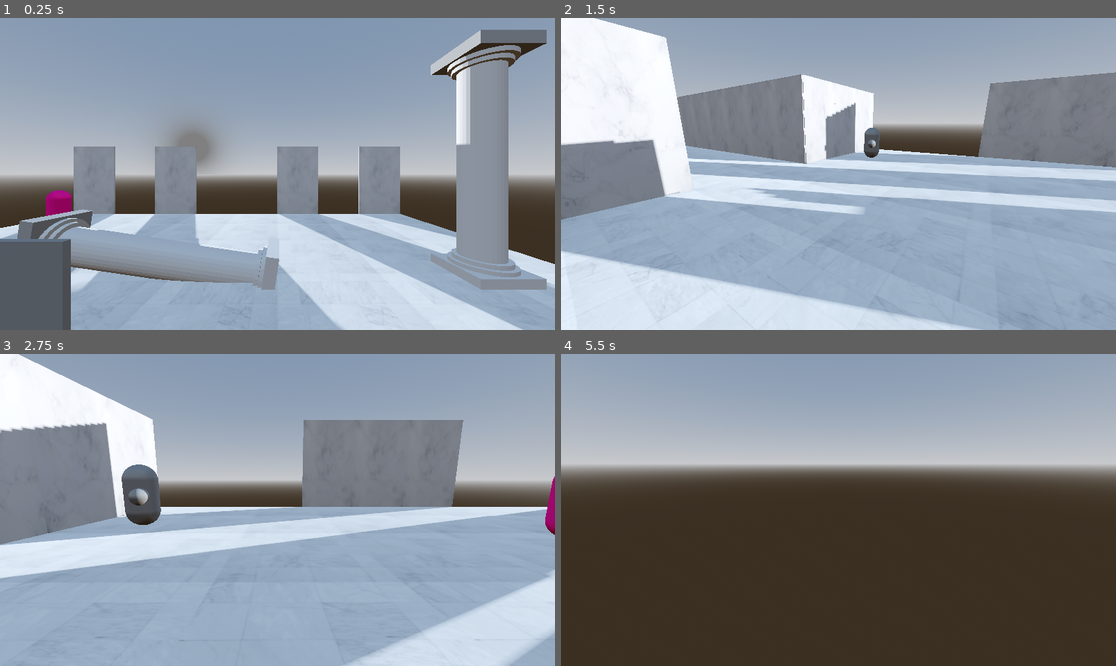
Above: before the commit, frames 1-4 (two rows, left to right).
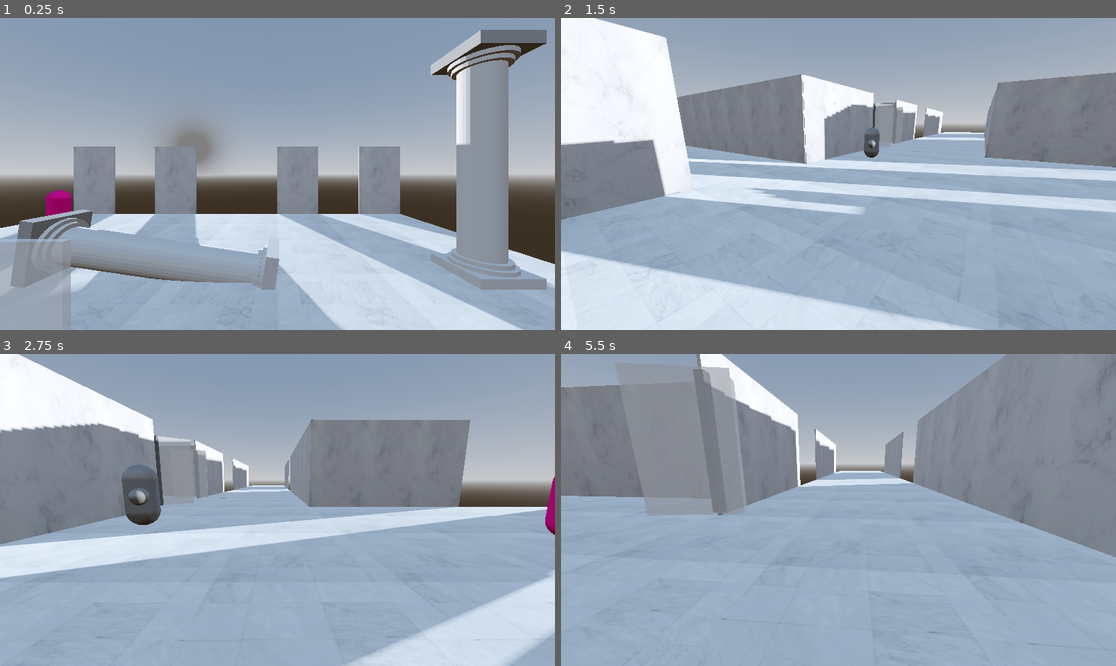
Above: after the commit, the same moments.

Repository: ScanlineStudios/CrystalPacificLakeHeights
Game: Godot game, scene res://scenes/levels/TestLevel.tscn
The game is run twice, just before and just after one commit, with the same random seed, the same clock (stepped at 60 frames per second) and the same inputs.
Inputs (mouse positions are in pixels of both pictures, inside the frame that each line leads up to):
- Up to frame 1 (0.25 s): no input
- Up to frame 2 (1.5 s): tap Enter (ui_accept) at 0.5, 0.77 s; move the mouse to (960, 158) at 0.52 s; hold D (right) 0.53-1.28 s; click (960, 158) at 0.6 s; move the mouse to (810, 174) at 1.27 s; hold W (forward) from 1.28 s (still down); click (810, 174) at 1.35 s
- Up to frame 3 (2.75 s): keep holding W (forward); tap Enter (ui_accept) at 1.52 s; move the mouse to (288, 503) at 2.02 s; click (288, 503) at 2.1 s
- Up to frame 4 (5.5 s): keep holding W (forward); move the mouse to (832, 516) at 2.77 s; click (832, 516) at 2.85 s; tap Enter (ui_accept) at 3.02, 3.77, 4.52 s; move the mouse to (877, 513) at 3.52 s; click (877, 513) at 3.6 s; move the mouse to (794, 506) at 4.27 s; click (794, 506) at 4.35 s; move the mouse to (844, 510) at 5.02 s; click (844, 510) at 5.1 s

The runs differ from the first frame. In frame 1, 3.7% of the frame differs, in the area x 0-13%, y 70-100%; in frame 2, 2.8%; in frame 3, 5.9%; in frame 4, 86%, in the area x 0-100%, y 0-100%.

Commit message:
Door scaling progress

Diff:
--- a/scenes/levels/TestLevel.tscn
+++ b/scenes/levels/TestLevel.tscn
@@ -258,13 +258,13 @@
 transform = Transform3D(1, 0, 0, 0, 1, 0, 0, 0, 1, -7.5, 0, 9)
 
 [node name="WallTall4" parent="NavigationRegion3D/Room0" instance=ExtResource("2_jqu3y")]
-transform = Transform3D(-4.37114e-08, 0, 1, 0, 1, 0, -1, 0, -4.37114e-08, -15.1, 0, -1)
+transform = Transform3D(-4.37114e-08, 0, 1, 0, 1, 0, -1, 0, -4.37114e-08, -15.1, 0, -1.4)
 
 [node name="WallTall8" parent="NavigationRegion3D/Room0" instance=ExtResource("2_jqu3y")]
-transform = Transform3D(-4.37114e-08, 0, 1, 0, 1, 0, -1, 0, -4.37114e-08, -15.1, 0, -4)
+transform = Transform3D(-4.37114e-08, 0, 1, 0, 1, 0, -1, 0, -4.37114e-08, -15.1, 0, -4.4)
 
 [node name="WallTall9" parent="NavigationRegion3D/Room0" instance=ExtResource("2_jqu3y")]
-transform = Transform3D(-4.37114e-08, 0, 1, 0, 1, 0, -1, 0, -4.37114e-08, -15.1, 0, -7)
+transform = Transform3D(-4.37114e-08, 0, 1, 0, 1, 0, -1, 0, -4.37114e-08, -15.1, 0, -7.4)
 
 [node name="WallTall5" parent="NavigationRegion3D/Room0" instance=ExtResource("2_jqu3y")]
 transform = Transform3D(1, 0, 0, 0, 1, 0, 0, 0, 1, 1.5, 0, 9)
@@ -396,3 +396,361 @@
 
 [node name="Enemy1" parent="." instance=ExtResource("8_rln7y")]
 transform = Transform3D(1, 0, 0, 0, 1, 0, 0, 0, 1, -12.6668, 0.0500011, -11.8899)
+
+[node name="Hall2" type="Node3D" parent="."]
+
+[node name="Floor65" parent="Hall2" instance=ExtResource("1_c7ma5")]
+transform = Transform3D(1, 0, 0, 0, 1, 0, 0, 0, 1, -16.6, 0, 1.4)
+
+[node name="Floor66" parent="Hall2" instance=ExtResource("1_c7ma5")]
+transform = Transform3D(1, 0, 0, 0, 1, 0, 0, 0, 1, -16.6, 0, 7.4)
+
+[node name="Floor67" parent="Hall2" instance=ExtResource("1_c7ma5")]
+transform = Transform3D(1, 0, 0, 0, 1, 0, 0, 0, 1, -16.6, 0, 4.4)
+
+[node name="Floor68" parent="Hall2" instance=ExtResource("1_c7ma5")]
+transform = Transform3D(1, 0, 0, 0, 1, 0, 0, 0, 1, -19.6, 0, 1.4)
+
+[node name="Floor69" parent="Hall2" instance=ExtResource("1_c7ma5")]
+transform = Transform3D(1, 0, 0, 0, 1, 0, 0, 0, 1, -19.6, 0, 7.4)
+
+[node name="Floor70" parent="Hall2" instance=ExtResource("1_c7ma5")]
+transform = Transform3D(1, 0, 0, 0, 1, 0, 0, 0, 1, -19.6, 0, 4.4)
+
+[node name="Floor71" parent="Hall2" instance=ExtResource("1_c7ma5")]
+transform = Transform3D(1, 0, 0, 0, 1, 0, 0, 0, 1, -22.6, 0, 1.4)
+
+[node name="Floor72" parent="Hall2" instance=ExtResource("1_c7ma5")]
+transform = Transform3D(1, 0, 0, 0, 1, 0, 0, 0, 1, -22.6, 0, 7.4)
+
+[node name="Floor73" parent="Hall2" instance=ExtResource("1_c7ma5")]
+transform = Transform3D(1, 0, 0, 0, 1, 0, 0, 0, 1, -22.6, 0, 4.4)
+
+[node name="Floor74" parent="Hall2" instance=ExtResource("1_c7ma5")]
+transform = Transform3D(1, 0, 0, 0, 1, 0, 0, 0, 1, -25.6, 0, 1.4)
+
+[node name="Floor75" parent="Hall2" instance=ExtResource("1_c7ma5")]
+transform = Transform3D(1, 0, 0, 0, 1, 0, 0, 0, 1, -25.6, 0, 7.4)
+
+[node name="Floor76" parent="Hall2" instance=ExtResource("1_c7ma5")]
+transform = Transform3D(1, 0, 0, 0, 1, 0, 0, 0, 1, -25.6, 0, 4.4)
+
+[node name="Floor77" parent="Hall2" instance=ExtResource("1_c7ma5")]
+transform = Transform3D(1, 0, 0, 0, 1, 0, 0, 0, 1, -28.6, 0, 1.4)
+
+[node name="Floor78" parent="Hall2" instance=ExtResource("1_c7ma5")]
+transform = Transform3D(1, 0, 0, 0, 1, 0, 0, 0, 1, -28.6, 0, 7.4)
+
+[node name="Floor79" parent="Hall2" instance=ExtResource("1_c7ma5")]
+transform = Transform3D(1, 0, 0, 0, 1, 0, 0, 0, 1, -28.6, 0, 4.4)
+
+[node name="Floor80" parent="Hall2" instance=ExtResource("1_c7ma5")]
+transform = Transform3D(1, 0, 0, 0, 1, 0, 0, 0, 1, -31.6, 0, 1.4)
+
+[node name="Floor81" parent="Hall2" instance=ExtResource("1_c7ma5")]
+transform = Transform3D(1, 0, 0, 0, 1, 0, 0, 0, 1, -31.6, 0, 7.4)
+
+[node name="Floor82" parent="Hall2" instance=ExtResource("1_c7ma5")]
+transform = Transform3D(1, 0, 0, 0, 1, 0, 0, 0, 1, -31.6, 0, 4.4)
+
+[node name="Floor83" parent="Hall2" instance=ExtResource("1_c7ma5")]
+transform = Transform3D(1, 0, 0, 0, 1, 0, 0, 0, 1, -34.6, 0, 1.4)
+
+[node name="Floor84" parent="Hall2" instance=ExtResource("1_c7ma5")]
+transform = Transform3D(1, 0, 0, 0, 1, 0, 0, 0, 1, -34.6, 0, 7.4)
+
+[node name="Floor85" parent="Hall2" instance=ExtResource("1_c7ma5")]
+transform = Transform3D(1, 0, 0, 0, 1, 0, 0, 0, 1, -34.6, 0, 4.4)
+
+[node name="Floor86" parent="Hall2" instance=ExtResource("1_c7ma5")]
+transform = Transform3D(1, 0, 0, 0, 1, 0, 0, 0, 1, -37.6, 0, 1.4)
+
+[node name="Floor87" parent="Hall2" instance=ExtResource("1_c7ma5")]
+transform = Transform3D(1, 0, 0, 0, 1, 0, 0, 0, 1, -37.6, 0, 7.4)
+
+[node name="Floor88" parent="Hall2" instance=ExtResource("1_c7ma5")]
+transform = Transform3D(1, 0, 0, 0, 1, 0, 0, 0, 1, -37.6, 0, 4.4)
+
+[node name="Floor89" parent="Hall2" instance=ExtResource("1_c7ma5")]
+transform = Transform3D(1, 0, 0, 0, 1, 0, 0, 0, 1, -40.6, 0, 1.4)
+
+[node name="Floor90" parent="Hall2" instance=ExtResource("1_c7ma5")]
+transform = Transform3D(1, 0, 0, 0, 1, 0, 0, 0, 1, -40.6, 0, 7.4)
+
+[node name="Floor91" parent="Hall2" instance=ExtResource("1_c7ma5")]
+transform = Transform3D(1, 0, 0, 0, 1, 0, 0, 0, 1, -40.6, 0, 4.4)
+
+[node name="Floor92" parent="Hall2" instance=ExtResource("1_c7ma5")]
+transform = Transform3D(1, 0, 0, 0, 1, 0, 0, 0, 1, -43.6, 0, 1.4)
+
+[node name="Floor93" parent="Hall2" instance=ExtResource("1_c7ma5")]
+transform = Transform3D(1, 0, 0, 0, 1, 0, 0, 0, 1, -43.6, 0, 7.4)
+
+[node name="Floor94" parent="Hall2" instance=ExtResource("1_c7ma5")]
+transform = Transform3D(1, 0, 0, 0, 1, 0, 0, 0, 1, -43.6, 0, 4.4)
+
+[node name="Floor95" parent="Hall2" instance=ExtResource("1_c7ma5")]
+transform = Transform3D(1, 0, 0, 0, 1, 0, 0, 0, 1, -46.6, 0, 1.4)
+
+[node name="Floor96" parent="Hall2" instance=ExtResource("1_c7ma5")]
+transform = Transform3D(1, 0, 0, 0, 1, 0, 0, 0, 1, -46.6, 0, 7.4)
+
+[node name="Floor97" parent="Hall2" instance=ExtResource("1_c7ma5")]
+transform = Transform3D(1, 0, 0, 0, 1, 0, 0, 0, 1, -46.6, 0, 4.4)
+
+[node name="Floor98" parent="Hall2" instance=ExtResource("1_c7ma5")]
+transform = Transform3D(1, 0, 0, 0, 1, 0, 0, 0, 1, -49.6, 0, 1.4)
+
+[node name="Floor99" parent="Hall2" instance=ExtResource("1_c7ma5")]
+transform = Transform3D(1, 0, 0, 0, 1, 0, 0, 0, 1, -49.6, 0, 7.4)
+
+[node name="Floor100" parent="Hall2" instance=ExtResource("1_c7ma5")]
+transform = Transform3D(1, 0, 0, 0, 1, 0, 0, 0, 1, -49.6, 0, 4.4)
+
+[node name="Floor101" parent="Hall2" instance=ExtResource("1_c7ma5")]
+transform = Transform3D(1, 0, 0, 0, 1, 0, 0, 0, 1, -52.6, 0, 1.4)
+
+[node name="Floor102" parent="Hall2" instance=ExtResource("1_c7ma5")]
+transform = Transform3D(1, 0, 0, 0, 1, 0, 0, 0, 1, -52.6, 0, 7.4)
+
+[node name="Floor103" parent="Hall2" instance=ExtResource("1_c7ma5")]
+transform = Transform3D(1, 0, 0, 0, 1, 0, 0, 0, 1, -52.6, 0, 4.4)
+
+[node name="Floor104" parent="Hall2" instance=ExtResource("1_c7ma5")]
+transform = Transform3D(1, 0, 0, 0, 1, 0, 0, 0, 1, -55.6, 0, 1.4)
+
+[node name="Floor105" parent="Hall2" instance=ExtResource("1_c7ma5")]
+transform = Transform3D(1, 0, 0, 0, 1, 0, 0, 0, 1, -55.6, 0, 7.4)
+
+[node name="Floor106" parent="Hall2" instance=ExtResource("1_c7ma5")]
+transform = Transform3D(1, 0, 0, 0, 1, 0, 0, 0, 1, -55.6, 0, 4.4)
+
+[node name="Floor107" parent="Hall2" instance=ExtResource("1_c7ma5")]
+transform = Transform3D(1, 0, 0, 0, 1, 0, 0, 0, 1, -58.6, 0, 1.4)
+
+[node name="Floor108" parent="Hall2" instance=ExtResource("1_c7ma5")]
+transform = Transform3D(1, 0, 0, 0, 1, 0, 0, 0, 1, -58.6, 0, 7.4)
+
+[node name="Floor109" parent="Hall2" instance=ExtResource("1_c7ma5")]
+transform = Transform3D(1, 0, 0, 0, 1, 0, 0, 0, 1, -58.6, 0, 4.4)
+
+[node name="Floor110" parent="Hall2" instance=ExtResource("1_c7ma5")]
+transform = Transform3D(1, 0, 0, 0, 1, 0, 0, 0, 1, -61.6, 0, 1.4)
+
+[node name="Floor111" parent="Hall2" instance=ExtResource("1_c7ma5")]
+transform = Transform3D(1, 0, 0, 0, 1, 0, 0, 0, 1, -61.6, 0, 7.4)
+
+[node name="Floor112" parent="Hall2" instance=ExtResource("1_c7ma5")]
+transform = Transform3D(1, 0, 0, 0, 1, 0, 0, 0, 1, -61.6, 0, 4.4)
+
+[node name="WallTall14" parent="Hall2" instance=ExtResource("2_jqu3y")]
+transform = Transform3D(1, 0, 0, 0, 1, 0, 0, 0, 1, -28.5, 0, 9)
+
+[node name="WallTall15" parent="Hall2" instance=ExtResource("2_jqu3y")]
+transform = Transform3D(1, 0, 0, 0, 1, 0, 0, 0, 1, -25.5, 0, 9)
+
+[node name="WallTall16" parent="Hall2" instance=ExtResource("2_jqu3y")]
+transform = Transform3D(1, 0, 0, 0, 1, 0, 0, 0, 1, -22.5, 0, 9)
+
+[node name="WallTall17" parent="Hall2" instance=ExtResource("2_jqu3y")]
+transform = Transform3D(1, 0, 0, 0, 1, 0, 0, 0, 1, -43.5, 0, 9)
+
+[node name="WallTall18" parent="Hall2" instance=ExtResource("2_jqu3y")]
+transform = Transform3D(1, 0, 0, 0, 1, 0, 0, 0, 1, -40.5, 0, 9)
+
+[node name="WallTall19" parent="Hall2" instance=ExtResource("2_jqu3y")]
+transform = Transform3D(1, 0, 0, 0, 1, 0, 0, 0, 1, -37.5, 0, 9)
+
+[node name="WallTall20" parent="Hall2" instance=ExtResource("2_jqu3y")]
+transform = Transform3D(1, 0, 0, 0, 1, 0, 0, 0, 1, -52.5, 0, 9)
+
+[node name="WallTall21" parent="Hall2" instance=ExtResource("2_jqu3y")]
+transform = Transform3D(1, 0, 0, 0, 1, 0, 0, 0, 1, -49.5, 0, 9)
+
+[node name="WallTall22" parent="Hall2" instance=ExtResource("2_jqu3y")]
+transform = Transform3D(1, 0, 0, 0, 1, 0, 0, 0, 1, -46.5, 0, 9)
+
+[node name="WallTall23" parent="Hall2" instance=ExtResource("2_jqu3y")]
+transform = Transform3D(1, 0, 0, 0, 1, 0, 0, 0, 1, -22.5, 0, 0)
+
+[node name="WallTall24" parent="Hall2" instance=ExtResource("2_jqu3y")]
+transform = Transform3D(1, 0, 0, 0, 1, 0, 0, 0, 1, -19.5, 0, 0)
+
+[node name="WallTall25" parent="Hall2" instance=ExtResource("2_jqu3y")]
+transform = Transform3D(1, 0, 0, 0, 1, 0, 0, 0, 1, -16.5, 0, 0)
+
+[node name="WallTall26" parent="Hall2" instance=ExtResource("2_jqu3y")]
+transform = Transform3D(1, 0, 0, 0, 1, 0, 0, 0, 1, -31.5, 0, 0)
+
+[node name="WallTall27" parent="Hall2" instance=ExtResource("2_jqu3y")]
+transform = Transform3D(1, 0, 0, 0, 1, 0, 0, 0, 1, -28.5, 0, 0)
+
+[node name="WallTall28" parent="Hall2" instance=ExtResource("2_jqu3y")]
+transform = Transform3D(1, 0, 0, 0, 1, 0, 0, 0, 1, -25.5, 0, 0)
+
+[node name="WallTall29" parent="Hall2" instance=ExtResource("2_jqu3y")]
+transform = Transform3D(1, 0, 0, 0, 1, 0, 0, 0, 1, -46.5, 0, 0)
+
+[node name="WallTall30" parent="Hall2" instance=ExtResource("2_jqu3y")]
+transform = Transform3D(1, 0, 0, 0, 1, 0, 0, 0, 1, -43.5, 0, 0)
+
+[node name="WallTall31" parent="Hall2" instance=ExtResource("2_jqu3y")]
+transform = Transform3D(1, 0, 0, 0, 1, 0, 0, 0, 1, -40.5, 0, 0)
+
+[node name="WallTall33" parent="Hall2" instance=ExtResource("2_jqu3y")]
+transform = Transform3D(1, 0, 0, 0, 1, 0, 0, 0, 1, -52.5, 0, 0)
+
+[node name="WallTall34" parent="Hall2" instance=ExtResource("2_jqu3y")]
+transform = Transform3D(1, 0, 0, 0, 1, 0, 0, 0, 1, -49.5, 0, 0)
+
+[node name="Shop1" type="Node3D" parent="."]
+
+[node name="WallTall30" parent="Shop1" instance=ExtResource("2_jqu3y")]
+transform = Transform3D(-4.37114e-08, 0, 1, 0, 1, 0, -1, 0, -4.37114e-08, -24, 0, 16.5)
+
+[node name="WallTall31" parent="Shop1" instance=ExtResource("2_jqu3y")]
+transform = Transform3D(-4.37114e-08, 0, 1, 0, 1, 0, -1, 0, -4.37114e-08, -24, 0, 13.5)
+
+[node name="WallTall32" parent="Shop1" instance=ExtResource("2_jqu3y")]
+transform = Transform3D(-4.37114e-08, 0, 1, 0, 1, 0, -1, 0, -4.37114e-08, -24, 0, 10.5)
+
+[node name="WallTall33" parent="Shop1" instance=ExtResource("2_jqu3y")]
+transform = Transform3D(-4.37114e-08, 0, 1, 0, 1, 0, -1, 0, -4.37114e-08, -24, 0, 25.5)
+
+[node name="WallTall34" parent="Shop1" instance=ExtResource("2_jqu3y")]
+transform = Transform3D(-4.37114e-08, 0, 1, 0, 1, 0, -1, 0, -4.37114e-08, -24, 0, 22.5)
+
+[node name="WallTall35" parent="Shop1" instance=ExtResource("2_jqu3y")]
+transform = Transform3D(-4.37114e-08, 0, 1, 0, 1, 0, -1, 0, -4.37114e-08, -24, 0, 19.5)
+
+[node name="Floor113" parent="Shop1" instance=ExtResource("1_c7ma5")]
+transform = Transform3D(1, 0, 0, 0, 1, 0, 0, 0, 1, -7.6, 0, 10.4)
+
+[node name="Floor114" parent="Shop1" instance=ExtResource("1_c7ma5")]
+transform = Transform3D(1, 0, 0, 0, 1, 0, 0, 0, 1, -7.6, 0, 16.4)
+
+[node name="Floor115" parent="Shop1" instance=ExtResource("1_c7ma5")]
+transform = Transform3D(1, 0, 0, 0, 1, 0, 0, 0, 1, -7.6, 0, 13.4)
+
+[node name="Floor116" parent="Shop1" instance=ExtResource("1_c7ma5")]
+transform = Transform3D(1, 0, 0, 0, 1, 0, 0, 0, 1, -10.6, 0, 10.4)
+
+[node name="Floor117" parent="Shop1" instance=ExtResource("1_c7ma5")]
+transform = Transform3D(1, 0, 0, 0, 1, 0, 0, 0, 1, -10.6, 0, 16.4)
+
+[node name="Floor118" parent="Shop1" instance=ExtResource("1_c7ma5")]
+transform = Transform3D(1, 0, 0, 0, 1, 0, 0, 0, 1, -10.6, 0, 13.4)
+
+[node name="Floor119" parent="Shop1" instance=ExtResource("1_c7ma5")]
+transform = Transform3D(1, 0, 0, 0, 1, 0, 0, 0, 1, -13.6, 0, 10.4)
+
+[node name="Floor121" parent="Shop1" instance=ExtResource("1_c7ma5")]
+transform = Transform3D(1, 0, 0, 0, 1, 0, 0, 0, 1, -13.6, 0, 13.4)
+
+[node name="Floor122" parent="Shop1" instance=ExtResource("1_c7ma5")]
+transform = Transform3D(1, 0, 0, 0, 1, 0, 0, 0, 1, -16.6, 0, 10.4)
+
+[node name="Floor123" parent="Shop1" instance=ExtResource("1_c7ma5")]
+transform = Transform3D(1, 0, 0, 0, 1, 0, 0, 0, 1, -16.6, 0, 16.4)
+
+[node name="Floor124" parent="Shop1" instance=ExtResource("1_c7ma5")]
+transform = Transform3D(1, 0, 0, 0, 1, 0, 0, 0, 1, -16.6, 0, 13.4)
+
+[node name="Floor125" parent="Shop1" instance=ExtResource("1_c7ma5")]
+transform = Transform3D(1, 0, 0, 0, 1, 0, 0, 0, 1, -19.6, 0, 10.4)
+
+[node name="Floor126" parent="Shop1" instance=ExtResource("1_c7ma5")]
+transform = Transform3D(1, 0, 0, 0, 1, 0, 0, 0, 1, -19.6, 0, 16.4)
+
+[node name="Floor127" parent="Shop1" instance=ExtResource("1_c7ma5")]
+transform = Transform3D(1, 0, 0, 0, 1, 0, 0, 0, 1, -19.6, 0, 13.4)
+
+[node name="Floor128" parent="Shop1" instance=ExtResource("1_c7ma5")]
+transform = Transform3D(1, 0, 0, 0, 1, 0, 0, 0, 1, -22.6, 0, 10.4)
+
+[node name="Floor129" parent="Shop1" instance=ExtResource("1_c7ma5")]
+transform = Transform3D(1, 0, 0, 0, 1, 0, 0, 0, 1, -22.6, 0, 16.4)
+
+[node name="Floor130" parent="Shop1" instance=ExtResource("1_c7ma5")]
+transform = Transform3D(1, 0, 0, 0, 1, 0, 0, 0, 1, -22.6, 0, 13.4)
+
+[node name="Floor131" parent="Shop1" instance=ExtResource("1_c7ma5")]
+transform = Transform3D(1, 0, 0, 0, 1, 0, 0, 0, 1, -7.6, 0, 19.4)
+
+[node name="Floor132" parent="Shop1" instance=ExtResource("1_c7ma5")]
+transform = Transform3D(1, 0, 0, 0, 1, 0, 0, 0, 1, -7.6, 0, 25.4)
+
+[node name="Floor133" parent="Shop1" instance=ExtResource("1_c7ma5")]
+transform = Transform3D(1, 0, 0, 0, 1, 0, 0, 0, 1, -7.6, 0, 22.4)
+
+[node name="Floor134" parent="Shop1" instance=ExtResource("1_c7ma5")]
+transform = Transform3D(1, 0, 0, 0, 1, 0, 0, 0, 1, -10.6, 0, 19.4)
+
+[node name="Floor135" parent="Shop1" instance=ExtResource("1_c7ma5")]
+transform = Transform3D(1, 0, 0, 0, 1, 0, 0, 0, 1, -10.6, 0, 25.4)
+
+[node name="Floor136" parent="Shop1" instance=ExtResource("1_c7ma5")]
+transform = Transform3D(1, 0, 0, 0, 1, 0, 0, 0, 1, -10.6, 0, 22.4)
+
+[node name="Floor137" parent="Shop1" instance=ExtResource("1_c7ma5")]
+transform = Transform3D(1, 0, 0, 0, 1, 0, 0, 0, 1, -13.6, 0, 19.4)
+
+[node name="Floor138" parent="Shop1" instance=ExtResource("1_c7ma5")]
+transform = Transform3D(1, 0, 0, 0, 1, 0, 0, 0, 1, -13.6, 0, 25.4)
+
+[node name="Floor139" parent="Shop1" instance=ExtResource("1_c7ma5")]
+transform = Transform3D(1, 0, 0, 0, 1, 0, 0, 0, 1, -13.6, 0, 22.4)
+
+[node name="Floor140" parent="Shop1" instance=ExtResource("1_c7ma5")]
+transform = Transform3D(1, 0, 0, 0, 1, 0, 0, 0, 1, -16.6, 0, 19.4)
+
+[node name="Floor141" parent="Shop1" instance=ExtResource("1_c7ma5")]
+transform = Transform3D(1, 0, 0, 0, 1, 0, 0, 0, 1, -16.6, 0, 25.4)
+
+[node name="Floor142" parent="Shop1" instance=ExtResource("1_c7ma5")]
+transform = Transform3D(1, 0, 0, 0, 1, 0, 0, 0, 1, -16.6, 0, 22.4)
+
+[node name="Floor143" parent="Shop1" instance=ExtResource("1_c7ma5")]
+transform = Transform3D(1, 0, 0, 0, 1, 0, 0, 0, 1, -19.6, 0, 19.4)
+
+[node name="Floor144" parent="Shop1" instance=ExtResource("1_c7ma5")]
+transform = Transform3D(1, 0, 0, 0, 1, 0, 0, 0, 1, -19.6, 0, 25.4)
+
+[node name="Floor145" parent="Shop1" instance=ExtResource("1_c7ma5")]
+transform = Transform3D(1, 0, 0, 0, 1, 0, 0, 0, 1, -19.6, 0, 22.4)
+
+[node name="Floor146" parent="Shop1" instance=ExtResource("1_c7ma5")]
+transform = Transform3D(1, 0, 0, 0, 1, 0, 0, 0, 1, -22.6, 0, 19.4)
+
+[node name="Floor147" parent="Shop1" instance=ExtResource("1_c7ma5")]
+transform = Transform3D(1, 0, 0, 0, 1, 0, 0, 0, 1, -22.6, 0, 25.4)
+
+[node name="Floor148" parent="Shop1" instance=ExtResource("1_c7ma5")]
+transform = Transform3D(1, 0, 0, 0, 1, 0, 0, 0, 1, -22.6, 0, 22.4)
+
+[node name="WallTall14" parent="Shop1" instance=ExtResource("2_jqu3y")]
+transform = Transform3D(1, 0, 0, 0, 1, 0, 0, 0, 1, -13.5, 0, 27)
+
+[node name="WallTall15" parent="Shop1" instance=ExtResource("2_jqu3y")]
+transform = Transform3D(1, 0, 0, 0, 1, 0, 0, 0, 1, -10.5, 0, 27)
+
+[node name="WallTall16" parent="Shop1" instance=ExtResource("2_jqu3y")]
+transform = Transform3D(1, 0, 0, 0, 1, 0, 0, 0, 1, -7.5, 0, 27)
+
+[node name="WallTall17" parent="Shop1" instance=ExtResource("2_jqu3y")]
+transform = Transform3D(1, 0, 0, 0, 1, 0, 0, 0, 1, -22.5, 0, 27)
+
+[node name="WallTall18" parent="Shop1" instance=ExtResource("2_jqu3y")]
+transform = Transform3D(1, 0, 0, 0, 1, 0, 0, 0, 1, -19.5, 0, 27)
+
+[node name="WallTall19" parent="Shop1" instance=ExtResource("2_jqu3y")]
+transform = Transform3D(1, 0, 0, 0, 1, 0, 0, 0, 1, -16.5, 0, 27)
+
+[node name="Door" parent="Shop1" instance=ExtResource("5_i0mw7")]
+transform = Transform3D(2.75, 0, 0, 0, 2, 0, 0, 0, 2.75, -20.8896, 0.150625, 9.0091)
+
+[node name="Door2" parent="Shop1" instance=ExtResource("5_i0mw7")]
+transform = Transform3D(-2.75, 0, -4.15238e-07, 0, 2, 0, 4.15238e-07, 0, -2.75, -15.2672, 0.150625, 9.0091)
+
+[node name="Floor120" parent="Shop1" instance=ExtResource("1_c7ma5")]
+transform = Transform3D(1, 0, 0, 0, 1, 0, 0, 0, 1, -13.6, 0, 16.4)
--- a/scenes/parts/Door.tscn
+++ b/scenes/parts/Door.tscn
@@ -1,8 +1,13 @@
-[gd_scene load_steps=7 format=3 uid="uid://c2c4vxoejn875"]
+[gd_scene load_steps=8 format=3 uid="uid://c2c4vxoejn875"]
 
 [ext_resource type="Script" path="res://scripts/Door.gd" id="1_xlrlm"]
 
+[sub_resource type="StandardMaterial3D" id="StandardMaterial3D_31vx0"]
+transparency = 1
+albedo_color = Color(1, 1, 1, 0.686275)
+
 [sub_resource type="BoxMesh" id="BoxMesh_ec4t4"]
+material = SubResource("StandardMaterial3D_31vx0")
 size = Vector3(1, 2, 0.1)
 
 [sub_resource type="ConvexPolygonShape3D" id="ConvexPolygonShape3D_dbebd"]
@@ -19,6 +24,7 @@
 points = PackedVector3Array(-0.05, -1, -0.05, -0.05, -1, 0.05, -0.05, 1, -0.05, 0.05, -1, -0.05, 0.05, -1, 0.05, -0.05, 1, 0.05, 0.05, 1, -0.05, 0.05, 1, 0.05)
 
 [node name="Door" type="Node3D" groups=["interactable"]]
+top_level = true
 script = ExtResource("1_xlrlm")
 
 [node name="PhysicsDoor" type="RigidBody3D" parent="." groups=["interactable"]]
--- a/scripts/Door.gd
+++ b/scripts/Door.gd
@@ -5,9 +5,18 @@
 
 var door_force: float = 0.8
 
+func _ready() -> void:
+	if scale != Vector3.ONE:
+		$PhysicsDoor/CollisionShape3D.scale = scale
+
+		$PhysicsDoor/MeshInstance3D.scale = scale
+
+
+
 func _physics_process(_delta: float) -> void:
-	var door_angle: float = door.global_rotation_degrees.y
-
+	var door_angle: float = door.rotation_degrees.y
+	door.rotation_degrees.x = 0
+	door.rotation_degrees.z = 0
 	if abs(door_angle) > 5:
 		hinge.set_param(HingeJoint3D.PARAM_MOTOR_TARGET_VELOCITY, -1 * door_angle/abs(door_angle) * door_force )
 	else:
